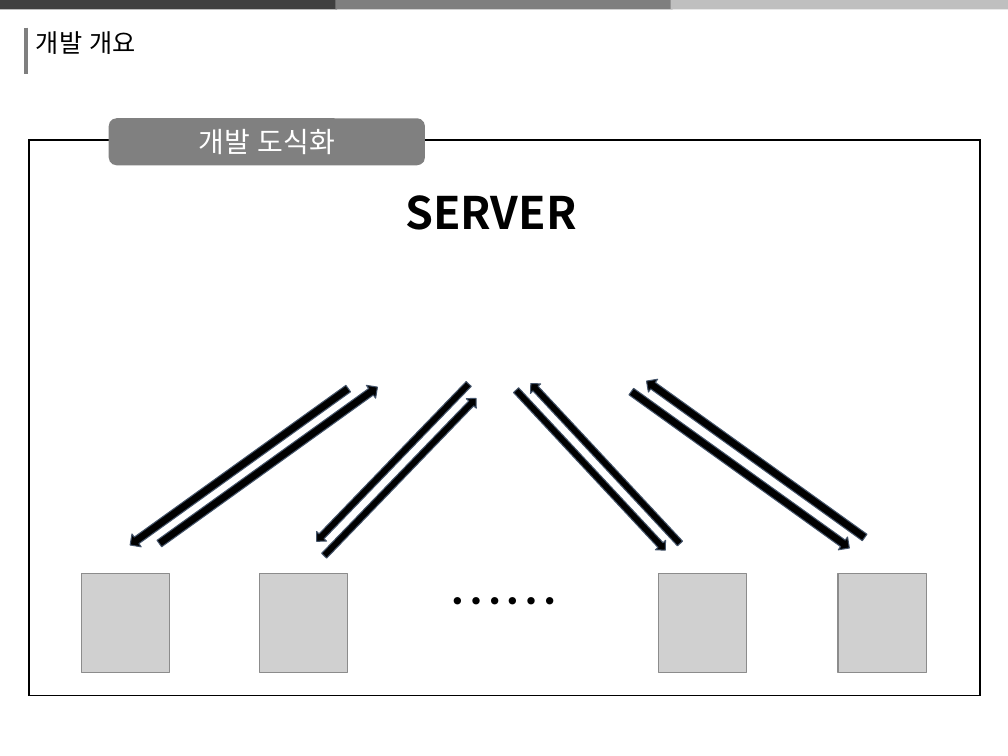
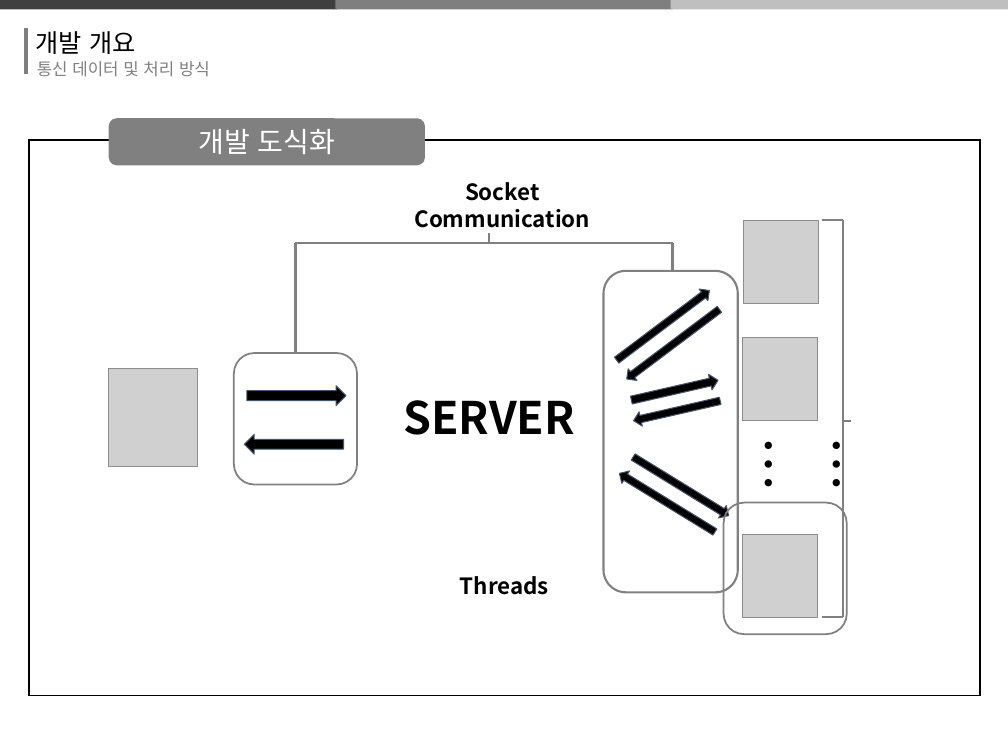
Before and after one commit to thrk941106/2018system_programming, a slide deck: slide 17 of 시프ppt 제작중.pptx (slide 16 before the commit). Drawn at 1008x756 pixels with LibreOffice and Linux fonts; fonts in the diff are those of the drawing; grey boxes stand for pictures. Boxes give left, top, right and bottom in pixels: in the first picture for what was removed or moved away, otherwise in the second. Text is boxed around its words. In the diff, an @@ line names an element or a change of style, - is before the commit and + after.

```diff
--- a/시프ppt 제작중.pptx
+++ b/시프ppt 제작중.pptx
@@ text added at (37,61,210,77), 12 pt, text #808080 @@
+통신 데이터 및 처리 방식
@@ text added at (414,182,590,228), 16 pt, text #000000, bold @@
+Socket Communication
@@ group added at (295,233,672,353): 4 lines @@
@@ picture: place and size @@
-picture at (259,574,348,672)
+picture at (743,220,818,303)
@@ rounded rectangle added at (604,271,738,593), outline #808080 1.5 pt @@
@@ right arrow added at (612,285,713,366), fill #000000, outline #44546A 0.75 pt @@
@@ right arrow added at (622,303,723,384), fill #000000, outline #44546A 0.75 pt @@
@@ rounded rectangle added at (234,353,357,485), outline #808080 1.25 pt @@
@@ picture: place and size @@
-picture at (838,574,926,672)
+picture at (743,338,818,421)
@@ picture: place and size @@
-picture at (82,574,170,672)
+picture at (109,369,198,468)
@@ right arrow at (247,386,346,406): rotation 324 to 0 degrees @@
@@ right arrow removed at (312,379,474,546) @@
@@ text "SERVER": place and size @@
-text "SERVER" at (405,195,577,230)
+text "SERVER" at (403,400,575,435)
@@ right arrow removed at (510,386,670,556) @@
@@ right arrow added at (629,372,719,408), fill #000000, outline #44546A 0.75 pt @@
@@ right arrow removed at (319,393,481,560) @@
@@ right arrow at (632,393,721,427): mirrored; rotation 35 to 347 degrees @@
@@ right arrow at (244,434,343,455): rotation 324 to 0 degrees @@
@@ text "……" rewrapped from (425,584,584,616) to (725,426,883,528) @@
@@ group added at (822,220,851,618): 4 lines @@
@@ right arrow at (615,467,718,537): mirrored; rotation 47 to 31 degrees @@
@@ right arrow at (630,451,732,521): mirrored; rotation 35 to 31 degrees @@
@@ rounded rectangle added at (724,503,847,635), outline #808080 1.25 pt @@
@@ picture: place and size @@
-picture at (658,574,747,672)
+picture at (743,534,818,618)
@@ text added at (460,576,549,595), 16 pt, text #000000, bold @@
+Threads
```
Also in this commit, not shown: 16 other slides changed, 4 slides added, 3 slides removed.
